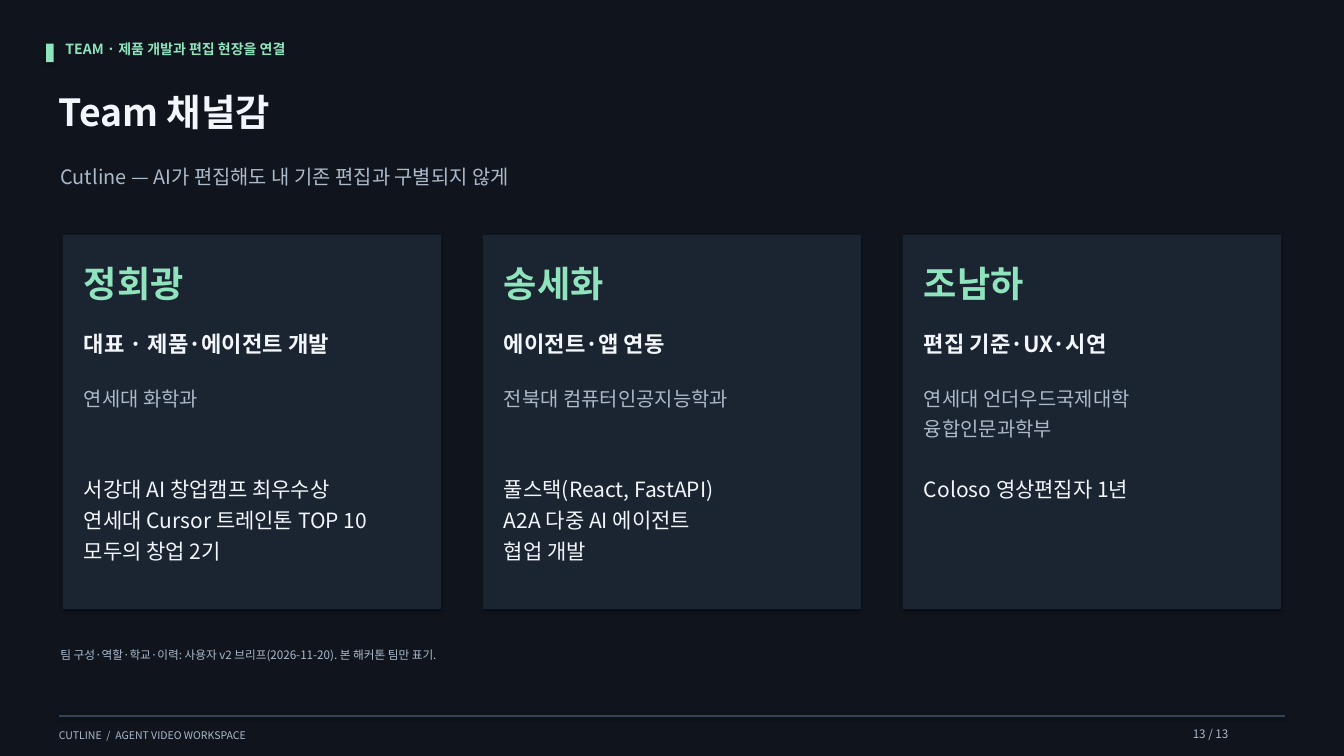
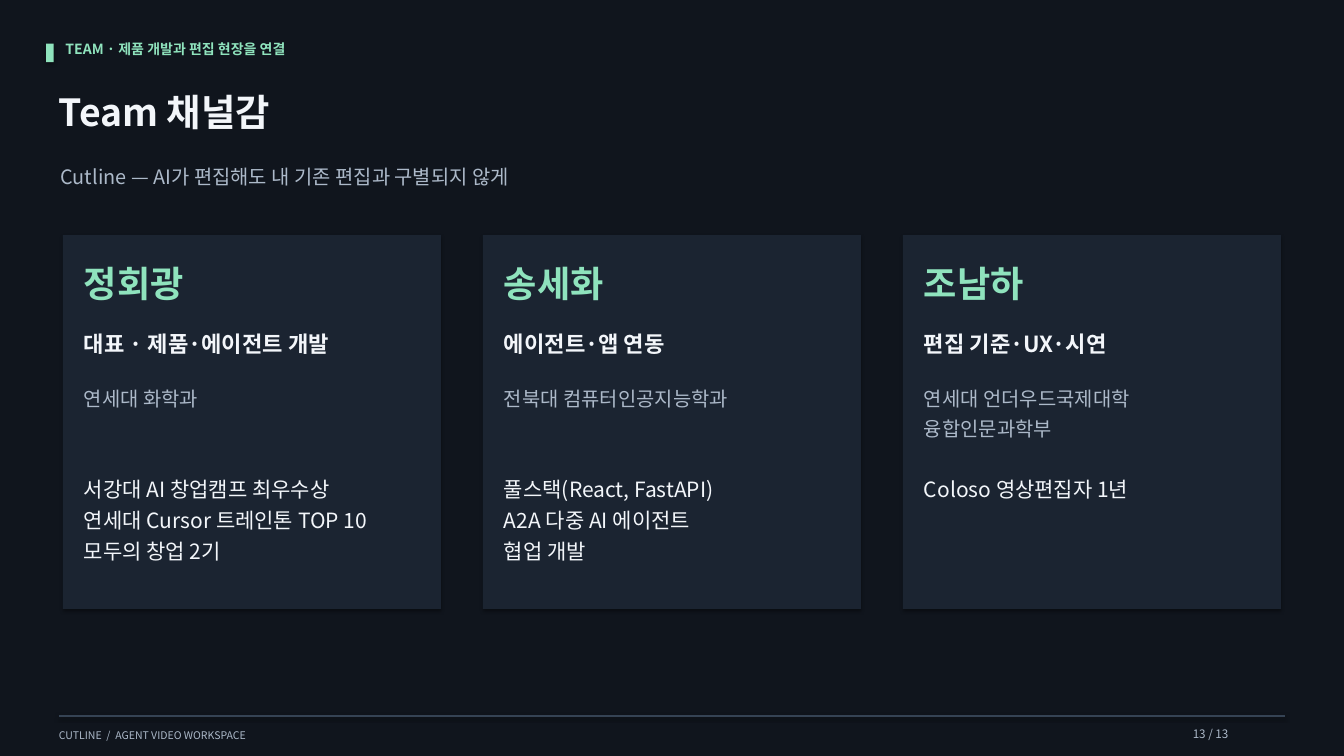
Before and after one commit to Sweet-Butters/cutline-internal, a slide deck: slide 13 of pitch/out/Cutline_pitch.pptx. Drawn at 1344x756 pixels with LibreOffice and Linux fonts; fonts in the diff are those of the drawing. Boxes give left, top, right and bottom in pixels: in the first picture for what was removed or moved away, otherwise in the second. Text is boxed around its words. In the diff, an @@ line names an element or a change of style, - is before the commit and + after.

```diff
--- a/pitch/out/Cutline_pitch.pptx
+++ b/pitch/out/Cutline_pitch.pptx
@@ text removed at bbox=[60, 649, 437, 661] @@
-팀 구성·역할·학교·이력: 사용자 v2 브리프(2026-11-20). 본 해커톤 팀만 표기.
```
Also in this commit, not shown: 7 other slides changed, 6 other files.
